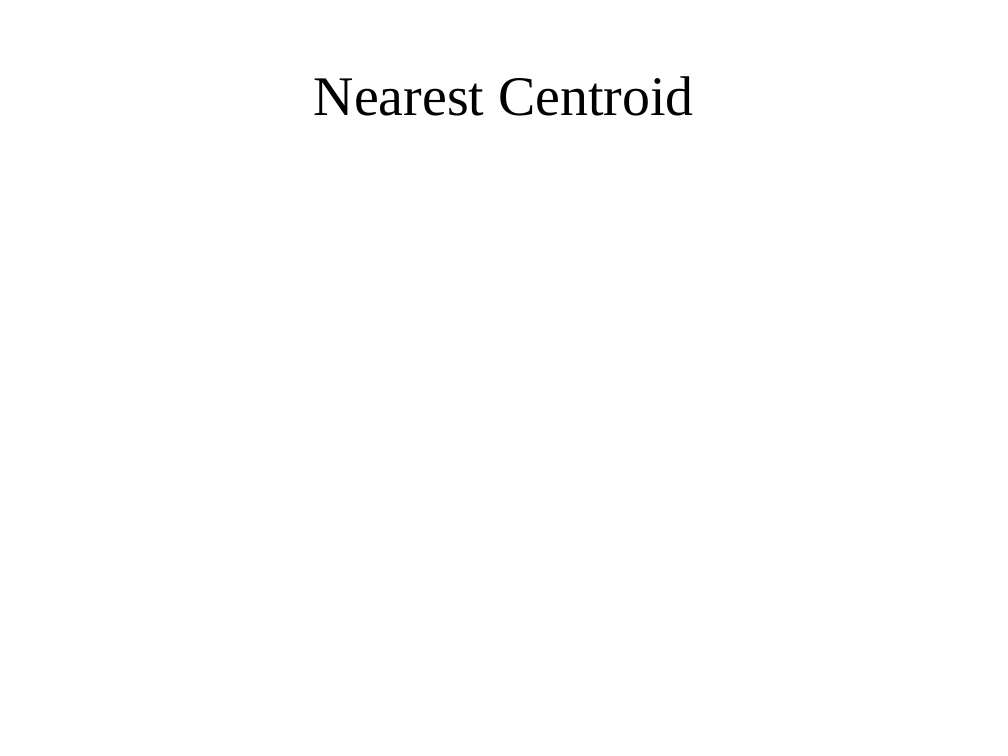
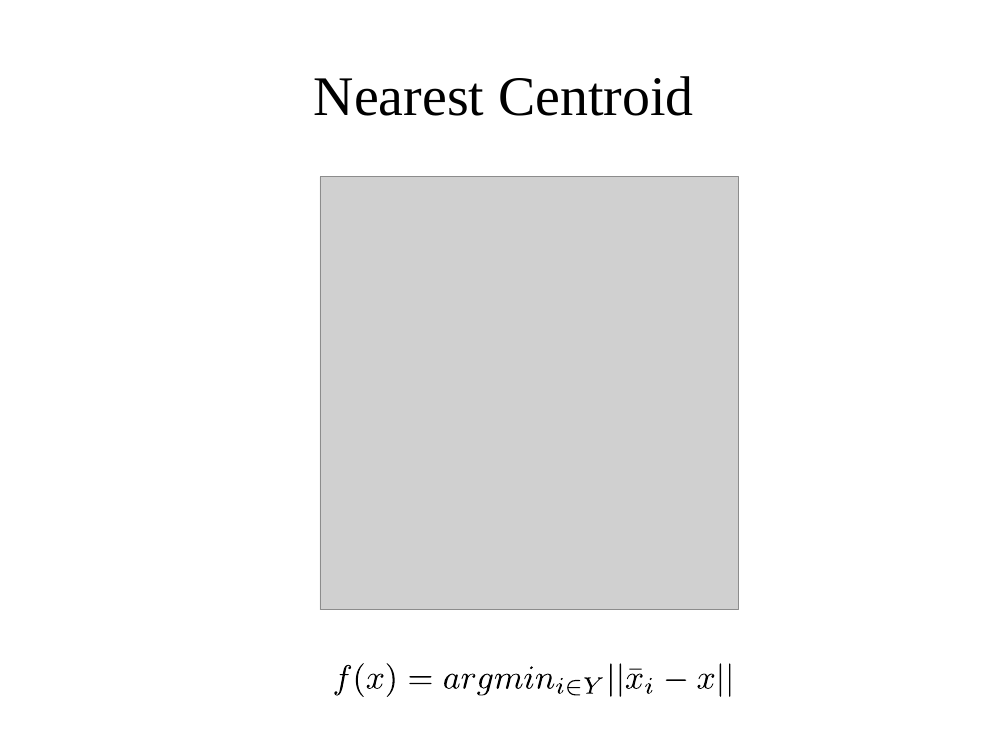
Before and after one commit to amueller/applied_ml_spring_2017, a slide deck: slide 10 of slides/aml-04-013017.odp. Drawn at 1008x756 pixels with LibreOffice and Linux fonts; fonts in the diff are those of the drawing; grey boxes stand for pictures. Boxes give left, top, right and bottom in pixels: in the first picture for what was removed or moved away, otherwise in the second. Text is boxed around its words. In the diff, an @@ line names an element or a change of style, - is before the commit and + after.

```diff
--- a/slides/aml-04-013017.odp
+++ b/slides/aml-04-013017.odp
@@ picture added at <box>320,177,738,609</box> @@
@@ group added at <box>333,663,735,697</box>: 24 freeform shapes @@
```
Also in this commit, not shown: 7 other slides changed, 22 slides added, 4 slides removed, 1 other file.
